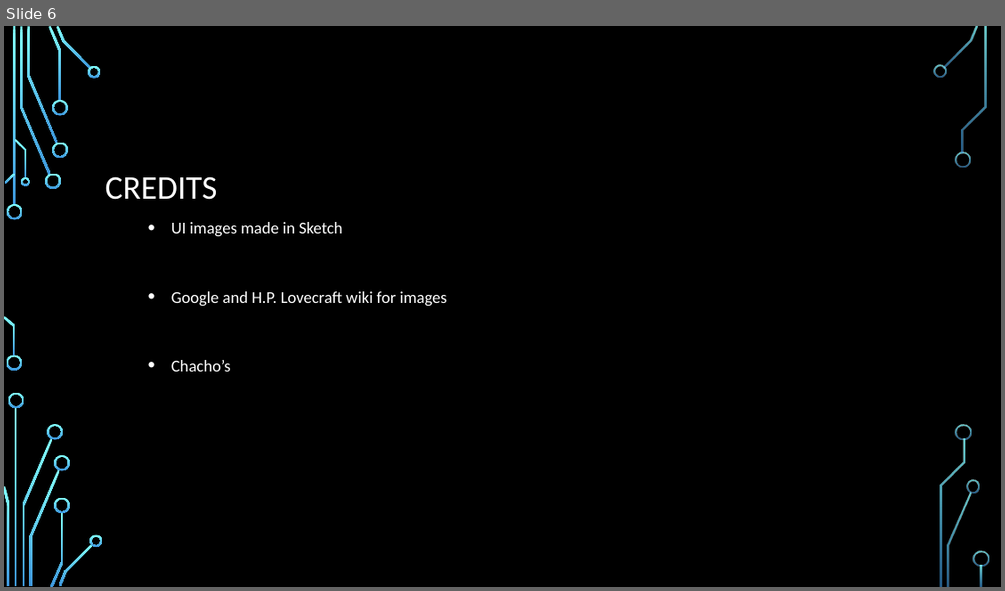
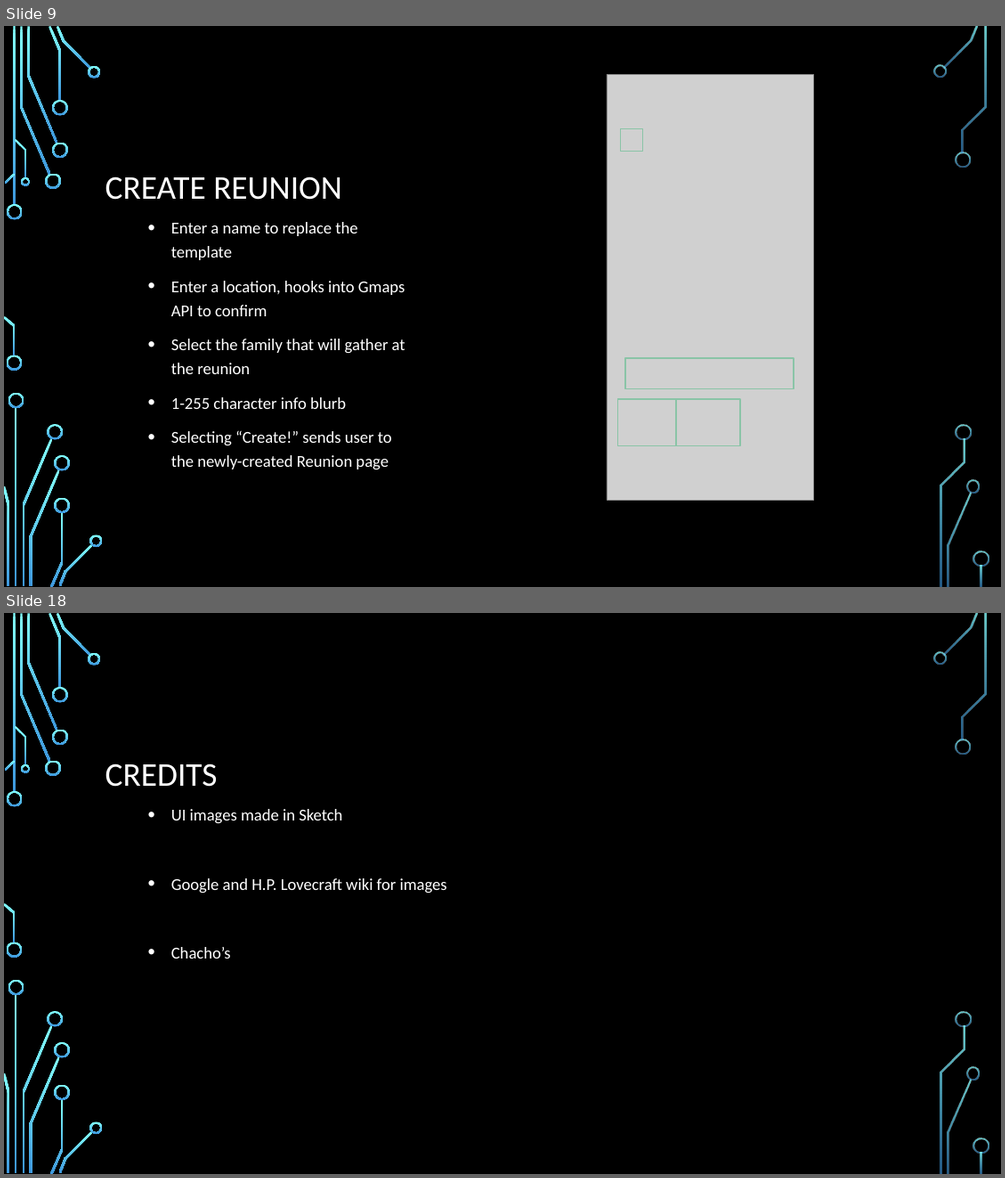
Before and after one commit to shitwolfymakes/CS-3773-Software-Engineering, a slide deck: Reunions App.pptx. Shown one above the other, each under a label of ours: slide 6 before the commit, slides 9 and 18 after it; the slides between them are not shown. The pictures are 1005x591 and 1005x1178 pixels, drawn with LibreOffice and Linux fonts; fonts in the diff are those of the drawing; grey boxes stand for pictures; background and template pictures are left out. Boxes give left, top, right and bottom in pixels: in the first picture for what was removed or moved away, otherwise in the second. Text is boxed around its words. In the diff, an @@ line names an element or a change of style, - is before the commit and + after.

```diff
--- a/Reunions App.pptx
+++ b/Reunions App.pptx
@@ slide 9 added at [4, 26, 1001, 587], background picture (left out); not listed: 36 template elements that a slide beside it also shows @@
@@ picture added at [607, 75, 813, 500] @@
@@ action button blank added at [621, 129, 643, 151], outline #8AC4A7 1.25 pt @@
@@ title added at [105, 176, 342, 200], 32 pt, text #FFFFFF @@
+CREATE REUNION
@@ text added at [171, 222, 405, 470], 16 pt, text #FFFFFF @@
+• Enter a name to replace the template
+• Enter a location, hooks into Gmaps API to confirm
+• Select the family that will gather at the reunion
+• 1-255 character info blurb
+• Selecting “Create!” sends user to the newly-created Reunion page
@@ action button blank added at [625, 358, 793, 389], outline #8AC4A7 1.25 pt @@
@@ action button blank added at [618, 399, 676, 445], outline #8AC4A7 1.25 pt @@
@@ action button blank added at [676, 399, 741, 445], outline #8AC4A7 1.25 pt @@
@@ what was slide 6 is now slide 18 @@
```
Also in this commit, not shown: 5 slides changed, 11 other slides added.
